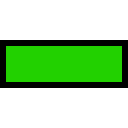
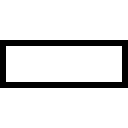
Two versions of the same layered image (128 × 128). Layer-by-layer changes:
pixels changed over 6, 46, 122, 82 (layer not identified)
